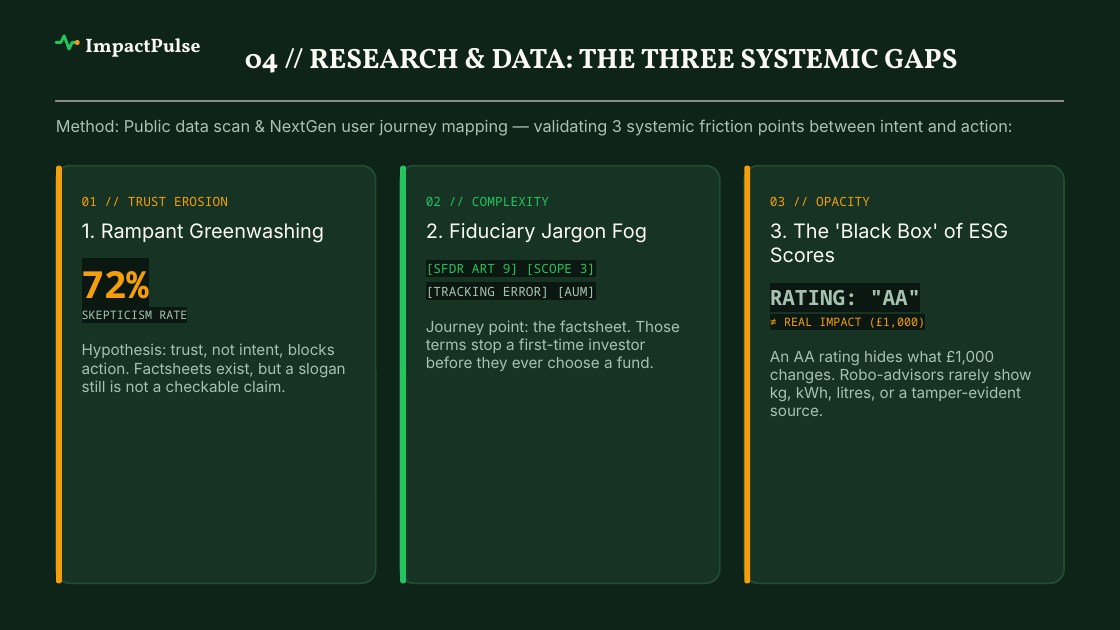
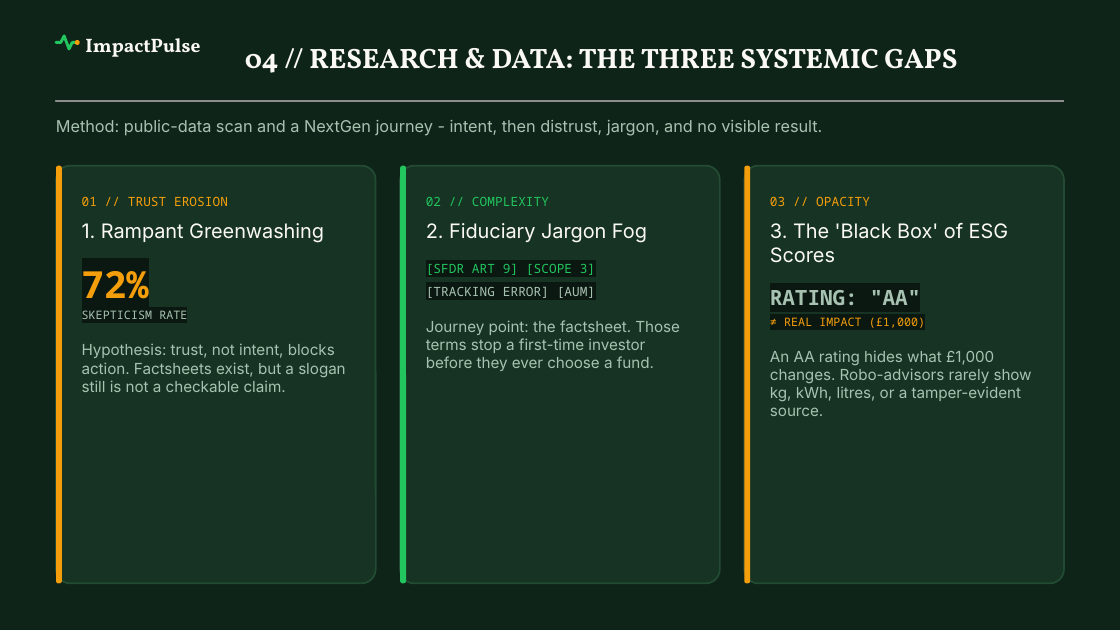
Before and after one commit to Siva-Subramaniam-DS/TCS-Project, a slide deck: slide 4 of HSBC-Sustainathon TCS.pptx. Drawn at 1120x630 pixels with LibreOffice and Linux fonts; fonts in the diff are those of the drawing; grey boxes stand for pictures; background and template pictures are left out. Boxes give left, top, right and bottom in pixels: in the first picture for what was removed or moved away, otherwise in the second. Text is boxed around its words. In the diff, an @@ line names an element or a change of style, - is before the commit and + after.

```diff
--- a/HSBC-Sustainathon TCS.pptx
+++ b/HSBC-Sustainathon TCS.pptx
@@ text at (56,120,823,136): text changed @@
-Method: Public data scan & NextGen user journey mapping — validating 3 systemic friction points between intent and action:
+Method: public-data scan and a NextGen journey - intent, then distrust, jargon, and no visible result.
```
Also in this commit, not shown: 6 other slides changed, 17 other files.
